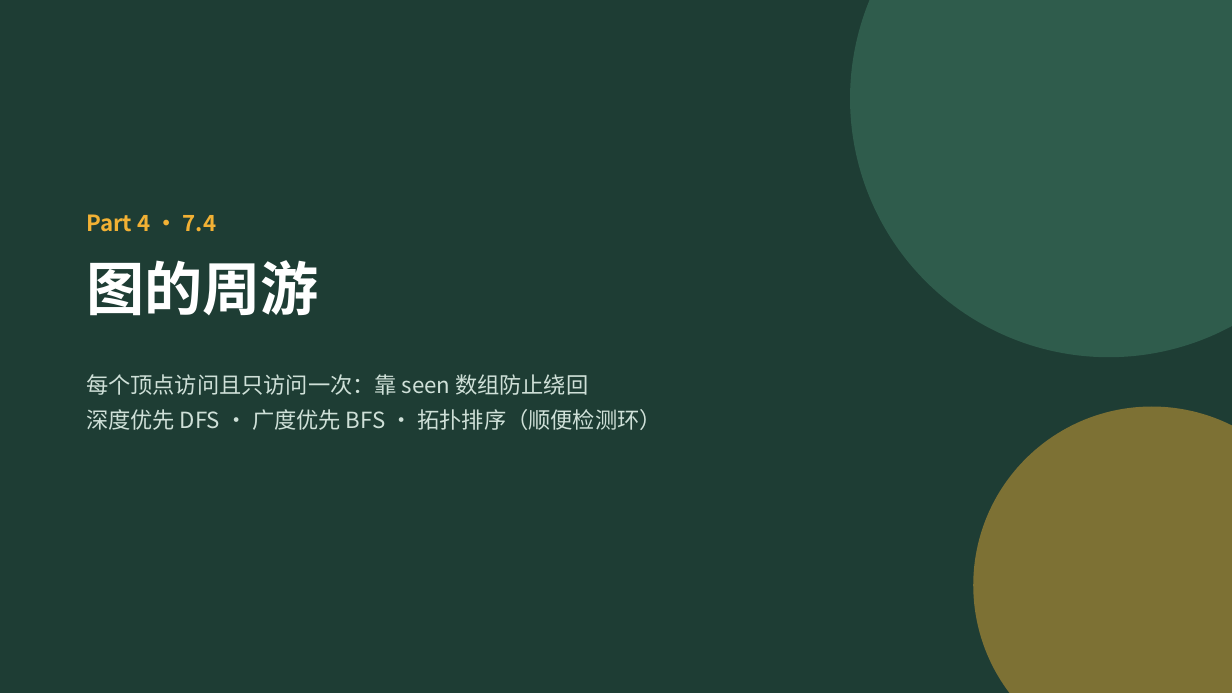
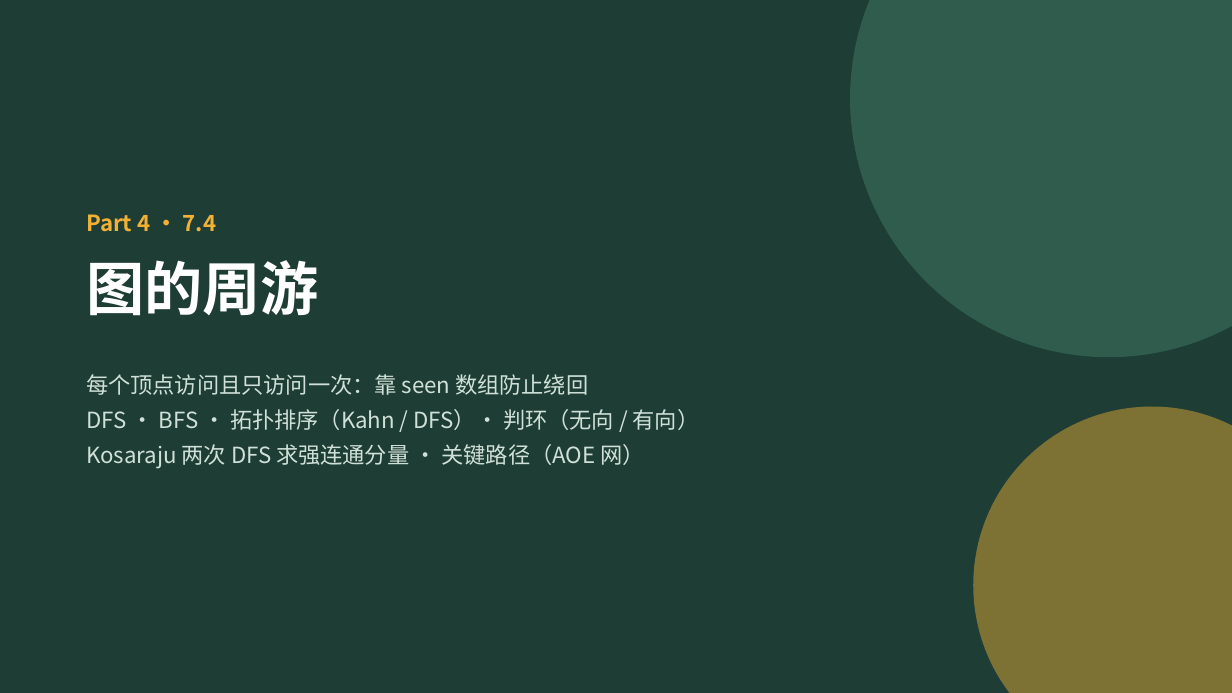
Before and after one commit to GMyhf/2026fall-cs201, a slide deck: slide 38 of courseware/202609_DSA_07_Graph.pptx. Drawn at 1232x693 pixels with LibreOffice and Linux fonts; fonts in the diff are those of the drawing. Boxes give left, top, right and bottom in pixels: in the first picture for what was removed or moved away, otherwise in the second. Text is boxed around its words. In the diff, an @@ line names an element or a change of style, - is before the commit and + after.

```diff
--- a/courseware/202609_DSA_07_Graph.pptx
+++ b/courseware/202609_DSA_07_Graph.pptx
@@ text at (86, 409, 700, 468): text changed @@
-深度优先 DFS · 广度优先 BFS · 拓扑排序（顺便检测环）
+DFS · BFS · 拓扑排序（Kahn / DFS）· 判环（无向 / 有向）
+Kosaraju 两次 DFS 求强连通分量 · 关键路径（AOE 网）
```
Also in this commit, not shown: 23 other slides changed, 15 slides added, 2 other files.
